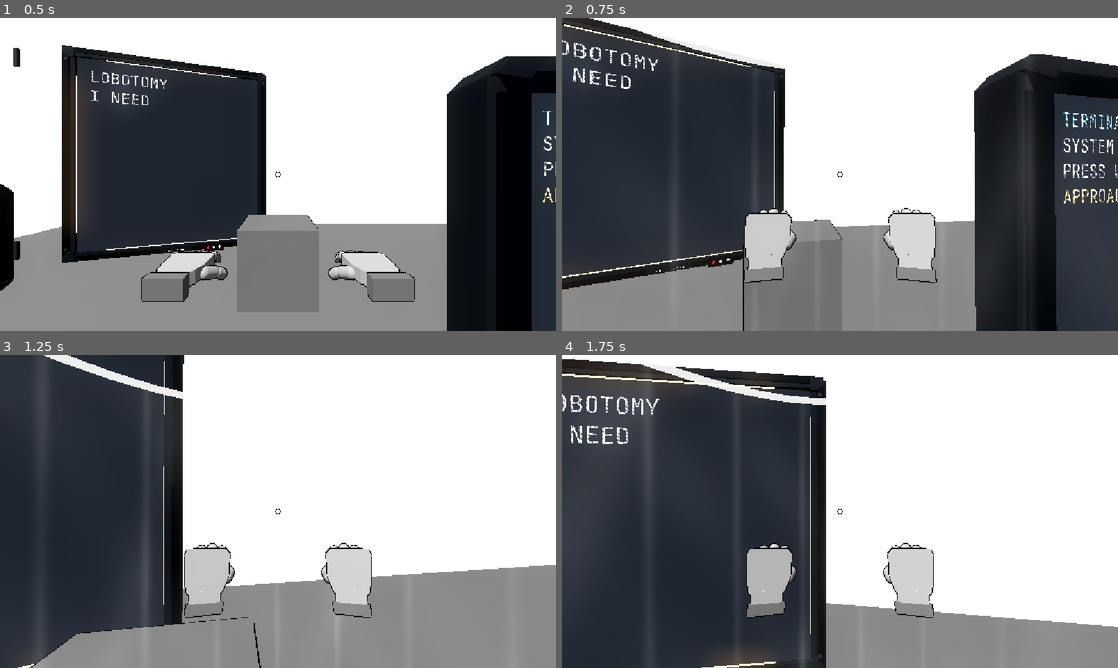
Above: before the commit, frames 1-4 (two rows, left to right).
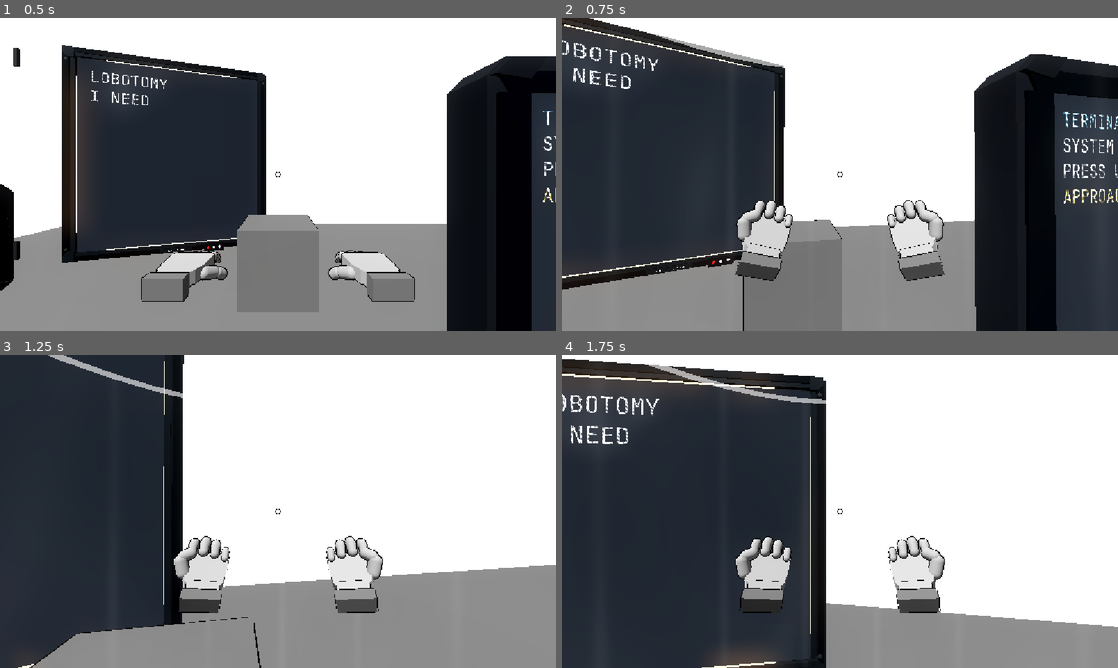
Above: after the commit, the same moments.

Repository: greedisfaust/fowl-play-project
Game: Godot game, scene res://arena/test_arena.tscn
Two runs of this game, one before a commit and one after it. Both use one fixed random seed, a clock stepped at 60 frames per second and the inputs below.
Inputs (mouse positions are in pixels of both pictures, inside the frame that each line leads up to):
- Up to frame 1 (0.5 s): no input
- Up to frame 2 (0.75 s): tap Enter at 0.5 s; move the mouse to (867, 174) at 0.52 s; hold W (move_forward) from 0.53 s (still down); hold F (parry) from 0.53 s (still down); click (867, 174) at 0.67 s
- Up to frame 3 (1.25 s): keep holding W (move_forward); keep holding F (parry); tap Space (jump) at 0.77, 1.07 s; tap Q (punch) at 0.8 s
- Up to frame 4 (1.75 s): keep holding W (move_forward); move the mouse to (812, 511) at 1.27 s; release F (parry) at 1.28 s; tap Q (punch) at 1.35 s; tap Space (jump) at 1.52, 1.55 s

Frame 1 is identical in both runs. In frame 2, 4.3% of the frame differs, in the area x 13-86%, y 3-90%; in frame 3, 4.8%, in the area x 5-69%, y 0-100%; in frame 4, 4.5%.

Commit message:
fix: tune charged punch reach and parry visuals

Diff:
--- a/fowl-play/combat/parry_barrier_presentation.gd
+++ b/fowl-play/combat/parry_barrier_presentation.gd
@@ -6,6 +6,9 @@
 const RADIUS: float = 0.82
 const ACTIVATION_SECONDS: float = 0.18
 const FADE_SECONDS: float = 0.24
+const RING_ALPHA: float = 0.38
+const RING_EMISSION_ENERGY: float = 0.85
+const COLOR_WHITE_BLEND: float = 0.22
 
 const SHIELD_SHADER_CODE: String = """
 shader_type spatial;
@@ -17,11 +20,11 @@
 uniform float impact_age = -1.0;
 
 void fragment() {
-	float scan = 0.5 + 0.5 * sin(UV.y * 34.0 - TIME * 4.2);
-	float ribs = pow(max(0.0, sin(UV.x * 6.28318 * 22.0 + TIME * 1.35)), 14.0);
-	float weave = 0.5 + 0.5 * sin((UV.x * 16.0 + UV.y * 7.0) * 6.28318 - TIME * 2.6);
-	float vertical_streams = pow(max(0.0, sin(UV.x * 6.28318 * 7.0 - UV.y * 8.0 - TIME * 2.0)), 7.0);
-	float rim = pow(1.0 - abs(dot(normalize(NORMAL), normalize(VIEW))), 2.4);
+	float scan = 0.5 + 0.5 * sin(UV.y * 27.0 - TIME * 2.4);
+	float ribs = pow(max(0.0, sin(UV.x * 6.28318 * 18.0 + TIME * 0.75)), 16.0);
+	float weave = 0.5 + 0.5 * sin((UV.x * 12.0 + UV.y * 4.0) * 6.28318 - TIME * 1.4);
+	float vertical_streams = pow(max(0.0, sin(UV.x * 6.28318 * 6.0 - UV.y * 6.0 - TIME * 1.1)), 9.0);
+	float rim = pow(1.0 - abs(dot(normalize(NORMAL), normalize(VIEW))), 3.2);
 	float angle_delta = abs(UV.x - impact_uv.x);
 	angle_delta = min(angle_delta, 1.0 - angle_delta);
 	vec2 ripple_offset = vec2(angle_delta * 6.28318, (UV.y - impact_uv.y) * 2.12);
@@ -31,10 +34,10 @@
 		float ring_distance = abs(ripple_distance - impact_age * 3.2);
 		ripple = exp(-ring_distance * 26.0) * exp(-impact_age * 2.4);
 	}
-	float pattern = scan * 0.18 + ribs * 0.30 + weave * 0.12 + vertical_streams * 0.22;
-	ALBEDO = shield_color.rgb * (0.16 + pattern + rim * 0.42 + ripple * 1.35);
-	EMISSION = shield_color.rgb * (0.48 + pattern * 1.25 + rim * 2.8 + ripple * 4.2);
-	ALPHA = opacity * (0.075 + scan * 0.045 + ribs * 0.065 + weave * 0.025 + vertical_streams * 0.05 + rim * 0.09 + ripple * 0.72);
+	float pattern = scan * 0.12 + ribs * 0.22 + weave * 0.08 + vertical_streams * 0.14;
+	ALBEDO = shield_color.rgb * (0.22 + pattern + rim * 0.30 + ripple * 0.9);
+	EMISSION = shield_color.rgb * (0.08 + pattern * 0.38 + rim * 0.72 + ripple * 1.65);
+	ALPHA = opacity * (0.035 + scan * 0.028 + ribs * 0.038 + weave * 0.018 + vertical_streams * 0.025 + rim * 0.045 + ripple * 0.42);
 }
 """
 
@@ -80,10 +83,10 @@
 	_ring_material.shading_mode = BaseMaterial3D.SHADING_MODE_UNSHADED
 	_ring_material.transparency = BaseMaterial3D.TRANSPARENCY_ALPHA
 	_ring_material.cull_mode = BaseMaterial3D.CULL_DISABLED
-	_ring_material.albedo_color = Color(0.18, 0.82, 1.0, 0.72)
+	_ring_material.albedo_color = Color(0.18, 0.82, 1.0, RING_ALPHA)
 	_ring_material.emission_enabled = true
 	_ring_material.emission = Color(0.10, 0.65, 1.0)
-	_ring_material.emission_energy_multiplier = 3.0
+	_ring_material.emission_energy_multiplier = RING_EMISSION_ENERGY
 	set_color(_player_color)
 	_top_ring = _make_ring("TopEnergyRing")
 	_top_ring.position.y = HEIGHT * 0.5
@@ -95,7 +98,7 @@
 func set_color(new_color: Color) -> void:
 	_player_color = new_color
 	# Brighten dark palette entries for visibility while retaining their hue.
-	var luminous_color: Color = new_color.lerp(Color.WHITE, 0.58)
+	var luminous_color: Color = new_color.lerp(Color.WHITE, COLOR_WHITE_BLEND)
 	if is_instance_valid(_shell_material):
 		_shell_material.set_shader_parameter("shield_color", luminous_color)
 	if is_instance_valid(_ring_material):
@@ -173,7 +176,7 @@
 			_impact_age = -1.0
 		_shell_material.set_shader_parameter("impact_age", _impact_age)
 	_shell_material.set_shader_parameter("opacity", _opacity)
-	var ring_alpha: float = 0.72 * _opacity
+	var ring_alpha: float = RING_ALPHA * _opacity
 	var ring_color: Color = _ring_material.albedo_color
 	ring_color.a = ring_alpha
 	_ring_material.albedo_color = ring_color
@@ -190,8 +193,8 @@
 
 func _make_ring(ring_name: String) -> MeshInstance3D:
 	var torus: TorusMesh = TorusMesh.new()
-	torus.inner_radius = RADIUS * 0.985
-	torus.outer_radius = RADIUS * 1.015
+	torus.inner_radius = RADIUS * 0.99
+	torus.outer_radius = RADIUS * 1.01
 	torus.rings = 48
 	torus.ring_segments = 8
 	var ring: MeshInstance3D = MeshInstance3D.new()
--- a/fowl-play/core/tuning.gd
+++ b/fowl-play/core/tuning.gd
@@ -59,11 +59,11 @@
 const JAB_RECOIL_SPEED_MPS: float = 1.6
 const JAB_RECOIL_DECAY_RATE: float = 4.5
 const JAB_LIMP_IMPULSE_MPS: float = 2.0
-const CHARGED_PUNCH_RANGE_M: float = 3.5
-const CHARGED_PUNCH_LAUNCH_SPEED_MPS: float = 10.5
+const CHARGED_PUNCH_RANGE_M: float = 1.75
+const CHARGED_PUNCH_LAUNCH_SPEED_MPS: float = 31.5
 const CHARGED_PUNCH_LAUNCH_BASE_LIFT: float = 0.34
 const CHARGED_PUNCH_LAUNCH_MAX_LIFT: float = 0.48
-const LUNGE_HIT_RADIUS_M: float = 0.55
+const LUNGE_HIT_RADIUS_M: float = 0.22
 const LUNGE_SPEED_MPS: float = 12.0
 const LUNGE_DURATION_S: float = 0.5
 const LUNGE_STEER_MAX_RAD_S: float = 3.0
--- a/fowl-play/player/player.gd
+++ b/fowl-play/player/player.gd
@@ -253,7 +253,7 @@
 		if not is_instance_valid(hand):
 			continue
 		hand.guard_position_offset = Vector3(-0.16, 0.27, -0.08)
-		hand.guard_rotation_degrees = Vector3(72.0, -10.0, 10.0)
+		hand.guard_rotation_degrees = Vector3(30.0, -10.0, 190.0)
 
 func _process(delta: float) -> void:
 	_parry_barrier.call("advance", delta)
--- a/fowl-play/tests/m7_jab_test.gd
+++ b/fowl-play/tests/m7_jab_test.gd
@@ -44,8 +44,14 @@
 	var opposite_steered: Vector3 = COMBAT_CONTROLLER.steer_lunge_direction(Vector3.FORWARD, -Vector3.FORWARD, 0.1)
 	if opposite_steered.angle_to(Vector3.FORWARD) > TUNING.LUNGE_STEER_MAX_RAD_S * 0.1 + 0.001 or opposite_steered.length_squared() < 0.99:
 		_fail("A 180-degree aim reversal must still steer safely within the angular-speed limit")
-	if not is_equal_approx(TUNING.LUNGE_SPEED_MPS, 12.0) or not is_equal_approx(TUNING.LUNGE_DURATION_S, 0.5) or not is_equal_approx(TUNING.LUNGE_HIT_RADIUS_M, 0.55):
-		_fail("Charged lunge must preserve its 12 m/s, 0.5 s movement profile")
+	if not is_equal_approx(TUNING.LUNGE_SPEED_MPS, 12.0) or not is_equal_approx(TUNING.LUNGE_DURATION_S, 0.5) or not is_equal_approx(TUNING.LUNGE_HIT_RADIUS_M, 0.22):
+		_fail("Charged lunge should retain movement while using the smaller hit radius")
+	if not is_equal_approx(TUNING.CHARGED_PUNCH_RANGE_M, 1.75):
+		_fail("Charged punch hit reach should be half the previous 3.5 m length")
+	if not is_equal_approx(TUNING.CHARGED_PUNCH_LAUNCH_SPEED_MPS, 31.5):
+		_fail("Charged punch ragdoll launch should be three times the previous 10.5 m/s velocity")
+	if not is_equal_approx(PARRY_BARRIER.RING_ALPHA, 0.38) or PARRY_BARRIER.RING_EMISSION_ENERGY > 1.0:
+		_fail("Parry barrier rings should remain restrained rather than stage-light bright")
 func _check_jab_endpoint() -> void:
 	var origin: Vector3 = Vector3(1.0, 2.0, 3.0)
 	var endpoint: Vector3 = HIT_DETECTOR.get_jab_endpoint(origin, Vector3(0.0, 0.0, -4.0), TUNING.QUICK_PUNCH_RANGE_M)
@@ -145,8 +151,8 @@
 		_fail("Boxer guard should lift both closed fists into a higher defensive position")
 	if attacker_left_guard.guard_position_offset.x >= 0.0 or attacker_right_guard.guard_position_offset.x >= 0.0:
 		_fail("Mirrored Viewmodel hands should use inward local offsets to bring both fists toward the centerline")
-	if attacker_left_guard.guard_rotation_degrees.x < 65.0 or attacker_right_guard.guard_rotation_degrees.x < 65.0:
-		_fail("Boxer guard should rotate the closed fists so their back/knuckle side faces an opponent in front")
+	if not is_equal_approx(attacker_left_guard.guard_rotation_degrees.z, 190.0) or not is_equal_approx(attacker_right_guard.guard_rotation_degrees.z, 190.0):
+		_fail("Boxer guard should flip the hand face around its local length axis while preserving finger direction")
 	if not attacker_left_guard.guard_rotation_degrees.is_equal_approx(attacker_right_guard.guard_rotation_degrees):
 		_fail("Mirrored Viewmodel hands should retain a consistent defensive wrist angle")
 	var camera: Camera3D = attacker.get_node("Head/Camera3D") as Camera3D
Not shown, changed: docs/DEBUG.md
Not shown, changed: docs/sessions/features-combat-and-procedural-movement.md
